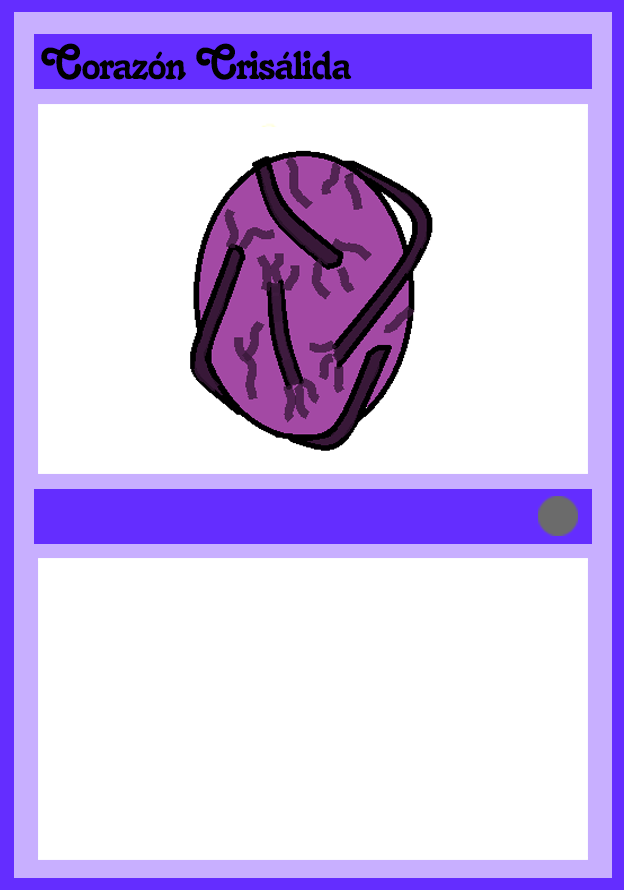
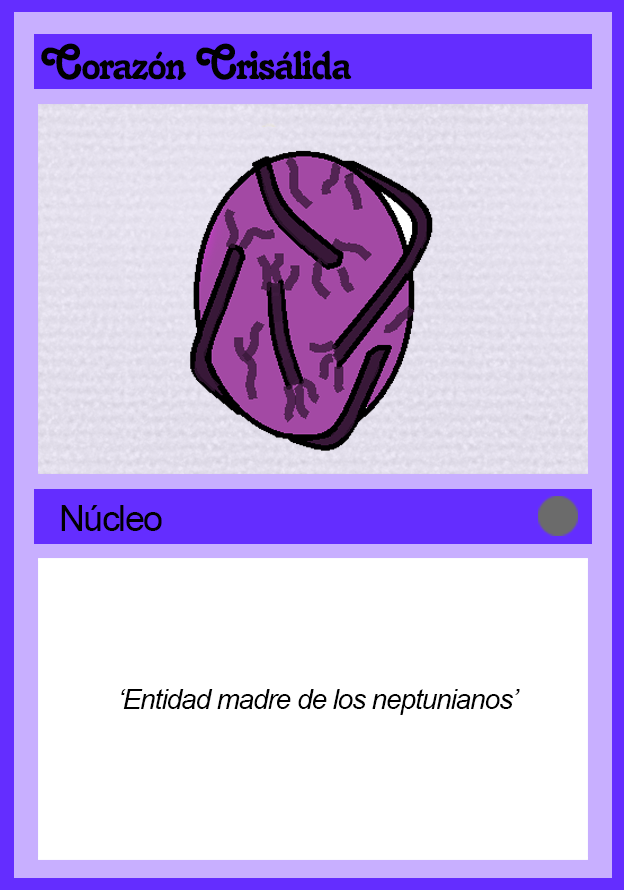
Layer changes from the first 624 x 890 image to the second:
added layer "‘Entidad madre de los neptunianos’" above "Núcleo" over bbox(121, 689, 520, 715)
added layer "Núcleo" above "Corazón Crisálida" over bbox(61, 505, 162, 531)
painted on "Capa 1" over bbox(38, 104, 588, 474)
removed layer "Diseño" over bbox(38, 104, 588, 474)
